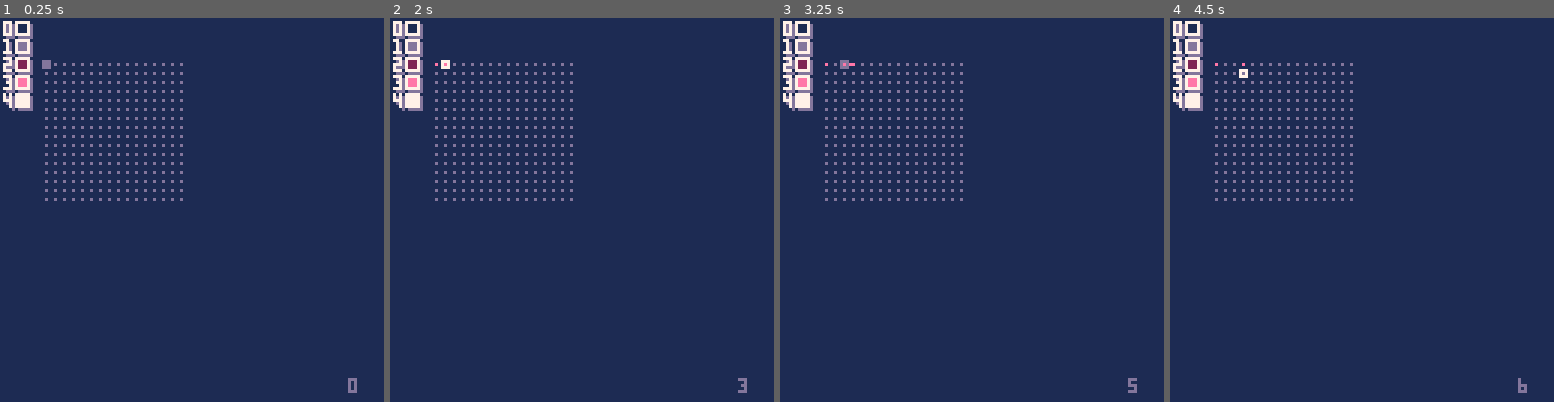
Above: before the commit, frames 1-4 (left to right).
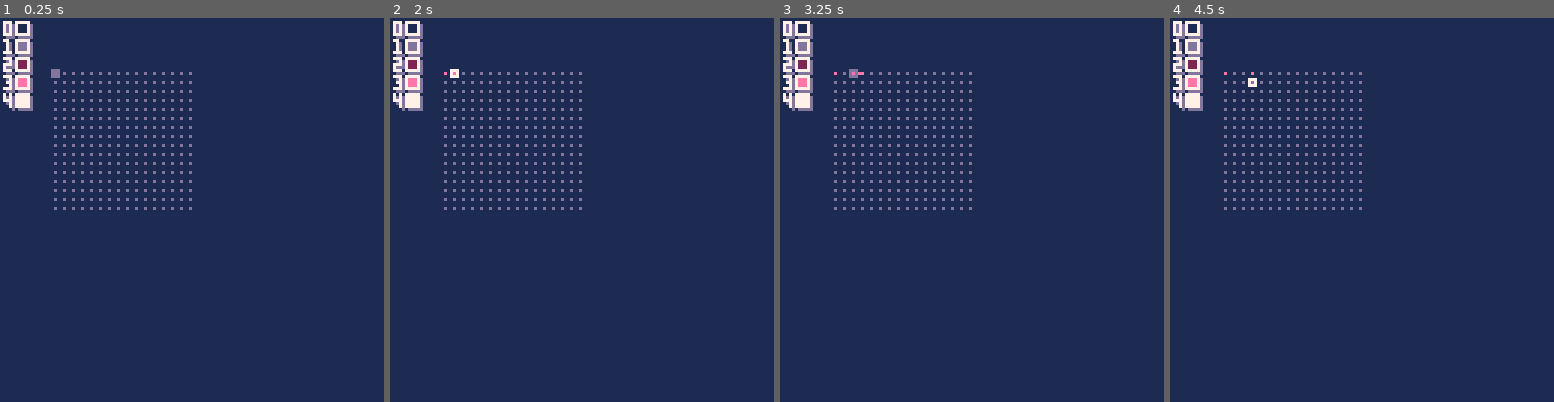
Above: after the commit, the same moments.

Repository: SestrenExsis/NANDGate
Game: PICO-8 cartridge nandgate.p8
Two runs of this game, one before a commit and one after it. Both use one fixed random seed, a clock stepped at 60 frames per second and the inputs below.
Inputs:
- Up to frame 1 (0.25 s): no input
- Up to frame 2 (2 s): tap X (X key) at 0.33, 1.07, 1.85 s; tap O (Z key) at 0.7, 1.7 s; hold Right from 1.6 s (still down)
- Up to frame 3 (3.25 s): release Right at 2.1 s; tap O (Z key) at 2.1, 2.5, 2.9 s; hold Up 2.15-2.42 s; hold Right 2.47-3.03 s; tap X (X key) at 2.97 s; hold Left from 3.08 s (still down)
- Up to frame 4 (4.5 s): tap O (Z key) at 3.3, 3.7, 4.1 s; release Left at 3.58 s; hold Down 3.63-3.97 s; hold Right from 4.02 s (still down); tap X (X key) at 4.08 s

The runs differ from the first frame. In frame 1, 0.5% of the frame differs, in the area x 10-93%, y 10-98%; in frame 2, 0.5%; in frame 3, 0.6%, in the area x 11-93%, y 10-98%; in frame 4, 0.5%.

Commit message:
Remove objects array for now

Diff:
--- a/nandgate.p8
+++ b/nandgate.p8
@@ -23,16 +23,17 @@
 	-- grid
 	_rows=16 --36
 	_cols=16 --36
-	_grid={[0]=0}
-	for i=1,_rows*_cols-1 do
+	_grid={}
+	for i=1,_rows*_cols do
 		add(_grid,0)
 	end
+	assert(#_grid==_rows*_cols)
 	_grdtp=15
 	_grdlt=15
-	_rw=0
-	_cl=0
-	_objs={}
-	_dirs={[0]= -- {row,col,index}
+	_rw=1
+	_cl=1
+	_dirs={
+		-- {row,col,index}
 		{ 0, 0,       0}, -- none
 		{-1, 0,-_cols  }, -- north
 		{-1, 1,-_cols+1}, -- northeast
@@ -50,21 +51,20 @@
 	local lcl=_cl
 	local lrw=_rw
 	if btnp(⬅️) then
-		_cl=max(0,_cl-1)
+		_cl=max(1,_cl-1)
 	elseif btnp(➡️) then
-		_cl=min(_cols-1,_cl+1)
+		_cl=min(_cols,_cl+1)
 	end
 	if btnp(⬆️) then
-		_rw=max(0,_rw-1)
+		_rw=max(1,_rw-1)
 	elseif btnp(⬇️) then
-		_rw=min(_rows-1,_rw+1)
+		_rw=min(_rows,_rw+1)
 	end
+	local lidx=(lrw-1)*_cols+lcl
+	local cidx=(_rw-1)*_cols+_cl
 	if btn(❎) then
 		-- add wire if cell is free
-		local src=lrw*_cols+lcl
-		local trg=_rw*_cols+_cl
-		if _grid[trg]==0 then
-			local obj=0
+		if _grid[cidx]==0 then
 			local drw=mid(-1,_rw-lrw,1)
 			local dcl=mid(-1,_cl-lcl,1)
 			for k,v in pairs(_dirs) do
@@ -72,19 +72,14 @@
 					v[1]==drw and
 					v[2]==dcl
 				) then
-					obj=k
+					_grid[lidx]=k
 					break
 				end
 			end
-			add(_objs,obj)
-			_grid[src]=#_objs
 		end
 	elseif btn(🅾️) then
 		-- remove wire if exists
-		local trg=_rw*_cols+_cl
-		if _grid[trg]!=0 then
-			_grid[trg]=0
-		end
+		_grid[cidx]=0
 	end
 end
 
@@ -104,18 +99,17 @@
 			i)
 	end
 	-- draw grid and wires
-	for rw=0,_rows-1 do
-		for cl=0,_cols-1 do
+	for rw=1,_rows do
+		for cl=1,_cols do
 			local x=cl*3+_grdlt
 			local y=rw*3+_grdtp
-			local idx=rw*_cols+cl
+			local idx=(rw-1)*_cols+cl
 			if _grid[idx]==0 then
 				pset(x,y,1)
 			else
-				local w=_objs[_grid[idx]]
-				local dr=_dirs[w]
+				local dr=_dirs[_grid[idx]]
+				local dy=dr[1]
 				local dx=dr[2]
-				local dy=dr[1]
 				pset(x,y,3)
 				pset(x+dx,y+dy,3)
 				pset(x+2*dx,y+2*dy,3)
@@ -130,7 +124,6 @@
 	else
 		rect(lt-1,tp-1,lt+1,tp+1,1)
 	end
-	print(#_objs,116,120,1)
 end
 __gfx__
 00000000000000000000000000000000000000000000000000000000000000000000000000000000000000000000000000000000000000000000000000000000
